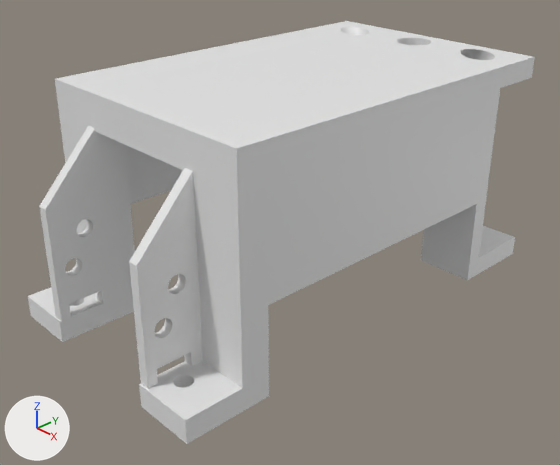
Renders of the Blender file model/quadrotor.blend from each side of a commit.
Rendered twice from a camera (50 mm lens) standing at (0.0899, -0.0867, 0.0739) and looking at (0.0019, -0.0039, 0.0149). Lighting does not change. The marker at lower left points along +X, +Y and +Z.

Script lines for the objects in view, before the commit:
```python
ob_camera = bpy.data.objects.new('camera', me_cube_008)
ob_camera.location = (0.0, -0.035, 0.018)
ob_camera.rotation_euler = (-0.436, 0.0, 0.0)  # degrees (-25, 0, 0)
ob_housing = bpy.data.objects.new('housing', me_cube_005)
ob_housing.location = (0.0, 0.0, 0.0025)
ob_remote_antenna_punchleft = bpy.data.objects.new('remote_antenna.punchleft', me_cylinder_002)
ob_remote_antenna_punchleft.parent = ob_housing
ob_remote_antenna_punchleft.location = (0.01, 0.035, 0.0378)
ob_remote_antenna_punchleft.rotation_euler = (0.436, 0.785, 0.0)  # degrees (25, 45, 0)
ob_remote_antenna_punchleft.scale = (1.1, 1.1, 1.0)
```
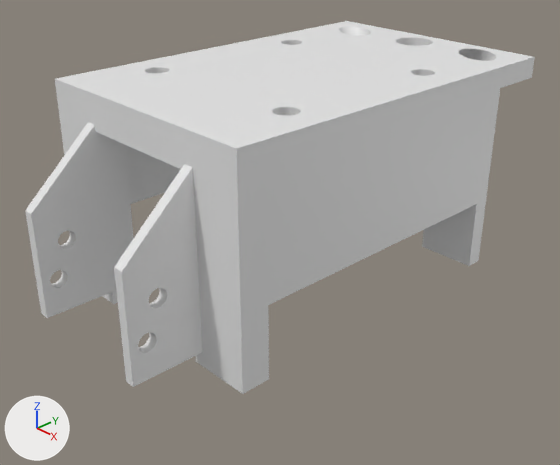
ob_camera is not drawn itself; it is the parent of ob_lens, ob_mount.
ob_remote_antenna_punchleft is not drawn itself; it is used by a modifier of ob_housing.

Where the change shows, as pixel boxes [x1, y1, x2, y2] in the pictures (560 x 465 px; the box of a moved part takes in the faces that stretch with it):
'housing', reshaped, mesh rescaled, modifiers changed (12% shorter)
    before: [28, 21, 535, 444]
    after: [25, 21, 535, 394]
part 2 of me_cube_005, moved or reshaped
    before: [468, 226, 515, 280]
    after: [469, 235, 482, 266]
part 3 of me_cube_005, moved or reshaped
    before: [236, 70, 493, 391]
    after: [236, 70, 493, 376]
part 4 of me_cube_005, moved or reshaped
    before: [55, 71, 500, 396]
    after: [55, 71, 500, 379]
part 6 of me_cube_005, moved or reshaped
    before: [28, 288, 268, 444]
    after: [103, 292, 269, 394]
part 7 of me_cube_009, moved or reshaped
    before: [39, 125, 203, 389]
    after: [25, 122, 202, 387]

Edits to the bpy script that builds the scene:
```text
Change me_cube_005:
    where me_cube_005.from_pydata(...)  # 28 vertices, 26 faces; spans x -0.022..0.022, y -0.04..0.0405, z 0.0..0.0395
    used by ob_housing; location = (0.0, 0.0, 0.0025)
    me_cube_005 part 1: all 2 vertices in x -0.022..0.022, y 0.0405, z 0.0 are moved by (0.0, -0.0125, 0.003)
    me_cube_005 part 2: all 2 vertices in x -0.022..0.022, y 0.0405, z 0.0036 are moved by (0.0, -0.0125, 0.005)
    me_cube_005 part 3: all 6 vertices in x -0.022..0.022, y -0.025..0.025, z 0.0 are moved by (0.0, 0.0, 0.003)
    me_cube_005 part 4: all 4 vertices in x -0.022..0.022, y -0.03..0.028, z 0.0036..0.004 are moved by (0.0, 0.0, 0.005)
    me_cube_005 part 5: all 2 vertices in x -0.022..0.022, y -0.04, z 0.0 are moved by (0.0, 0.01, 0.003)
    me_cube_005 part 6: all 2 vertices in x -0.022..0.022, y -0.04, z 0.004 are moved by (0.0, 0.01, 0.005)
Change me_cube_009:
    where me_cube_009.from_pydata(...)  # 16 vertices, 12 faces; spans x -0.145..0.145, y -0.005..0.008, z -0.012..0.022
    used by ob_camera_mount; location = (0.0, -0.035, 0.018); scale = (0.0899, 1.0, 1.0)
    me_cube_009 part 7: the whole mesh is scaled about its middle by (1, 1.18, 0.94), then moved by (0.0, -0.001, 0.001)
Add me_cylinder_004:
    me_cylinder_004.from_pydata(...)  # a 32-sided cylinder along z spanning x -0.0018..0.0018, y -0.0018..0.0018, z -0.025..0.025; a 32-sided cylinder along z spanning x 0.0249..0.0284, y -0.0017..0.0018, z -0.025..0.025; a 32-sided cylinder along z spanning x -0.0018..0.0017, y -0.0284..-0.0249, z -0.025..0.025; a 32-sided cylinder along z spanning x 0.0249..0.0284, y -0.0284..-0.0249, z -0.025..0.025
Change ob_housing:
    remove _m = ob_housing.modifiers.new('Boolean', 'BOOLEAN')
    remove _m.object = ob_base_mount_holes
    add _m = ob_housing.modifiers.new('Boolean.004', 'BOOLEAN')
    add _m.object = ob_post
Change ob_camera:
    ob_camera.location: (0.0, -0.035, 0.018) -> (0.0, -0.038, 0.017)
    ob_camera.rotation_euler: (-0.436, 0.0, 0.0) -> (-0.349, 0.0, 0.0)  # degrees (-25, 0, 0) -> degrees (-20, 0, 0)
Change ob_remote_antenna_punchleft:
    ob_remote_antenna_punchleft.scale: (1.1, 1.1, 1.0) -> (1.2, 1.2, 1.0)
Add ob_post:
    ob_post = bpy.data.objects.new('post', me_cylinder_004)
    ob_post.location = (-0.0152, 0.0152, 0.0219)
    ob_post.scale = (1.14, 1.14, 1.0)
    ob_post.hide_viewport = True
```
